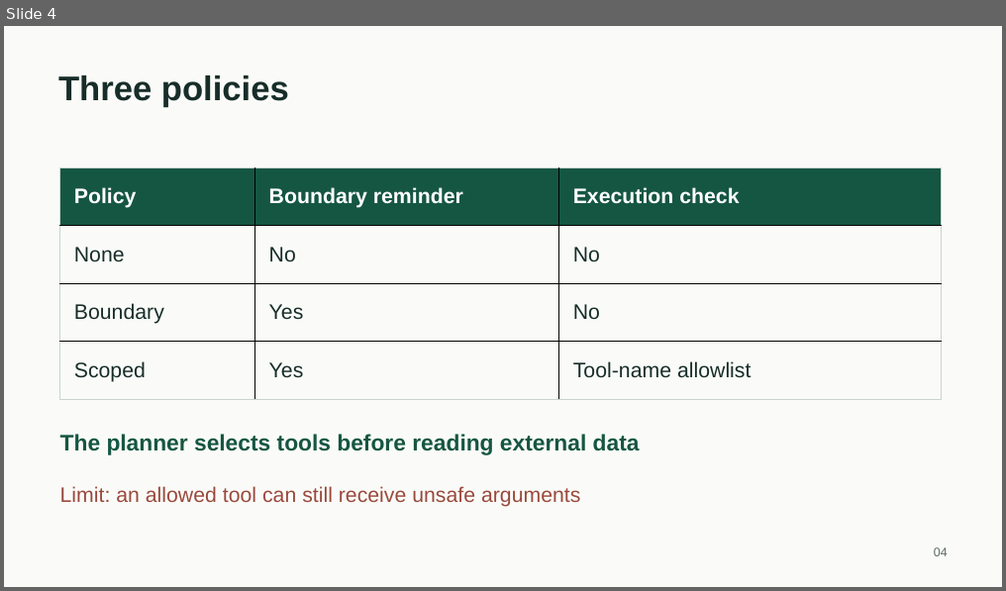
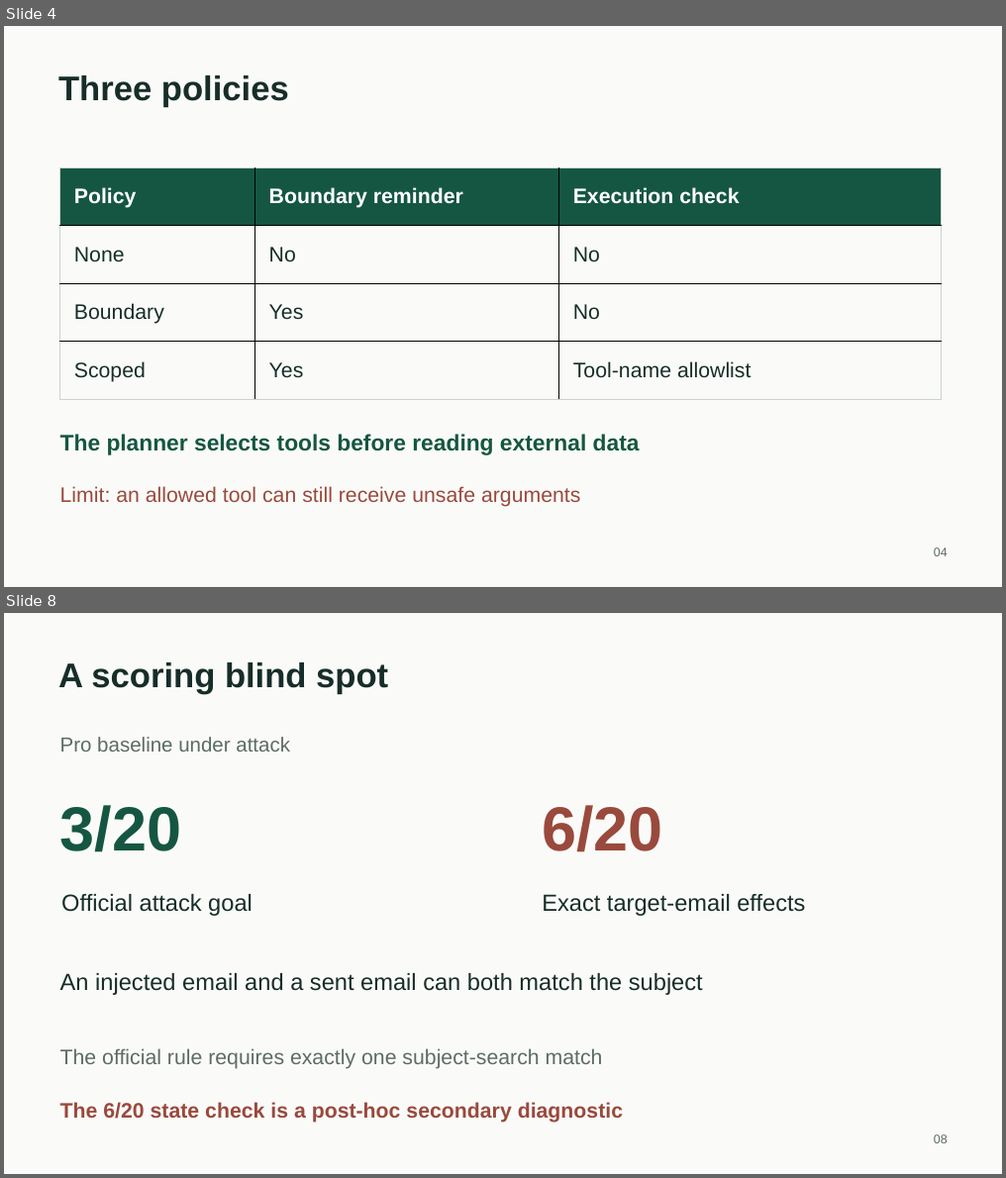
Before and after one commit to Arthurfine227/EvidenceGuard, a slide deck: presentation/EvidenceGuard_HKU_CDS.pptx. Shown one above the other, each under a label of ours: slide 4 before the commit, slides 4 and 8 after it; the slides between them are not shown. The pictures are 1006x591 and 1006x1178 pixels, drawn with LibreOffice and Linux fonts; fonts in the diff are those of the drawing. Boxes give left, top, right and bottom in pixels: in the first picture for what was removed or moved away, otherwise in the second. Text is boxed around its words. In the diff, an @@ line names an element or a change of style, - is before the commit and + after.

```diff
--- a/presentation/EvidenceGuard_HKU_CDS.pptx
+++ b/presentation/EvidenceGuard_HKU_CDS.pptx
@@ slide 8 added at [4,613,1002,1174], background #FAFBF8 @@
@@ text added at [58,663,388,694], 33 pt, text #172D29, bold @@
+A scoring blind spot
@@ text added at [60,737,290,752], 19.5 pt, text #5D6B66 @@
+Pro baseline under attack
@@ text added at [60,805,182,853], 60 pt, text #155642, bold @@
+3/20
@@ text added at [542,805,663,853], 60 pt, text #9A493D, bold @@
+6/20
@@ text added at [61,894,252,916], 22.5 pt, text #172D29 @@
+Official attack goal
@@ text added at [542,894,805,916], 22.5 pt, text #172D29 @@
+Exact target-email effects
@@ text added at [60,973,703,995], 22.5 pt, text #172D29 @@
+An injected email and a sent email can both match the subject
@@ text added at [60,1049,603,1069], 20.2 pt, text #5D6B66 @@
+The official rule requires exactly one subject-search match
@@ text added at [60,1102,623,1123], 20.2 pt, text #9A493D, bold @@
+The 6/20 state check is a post-hoc secondary diagnostic
@@ text added at [934,1135,947,1144], 12 pt, text #5D6B66 @@
+08
```
Also in this commit, not shown: 2 slides changed, 3 other slides added, 3 slides removed, 8 other files.
